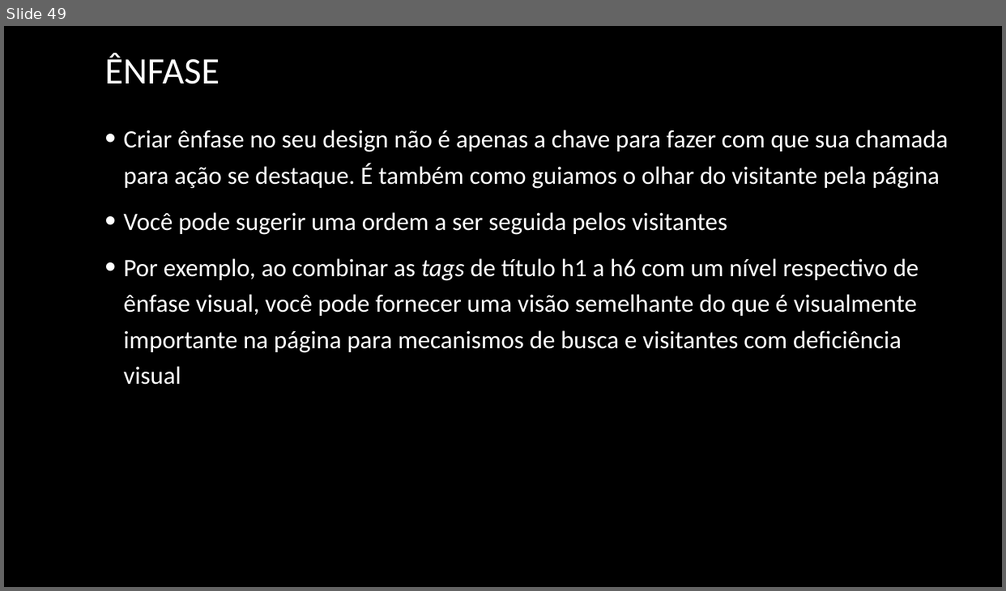
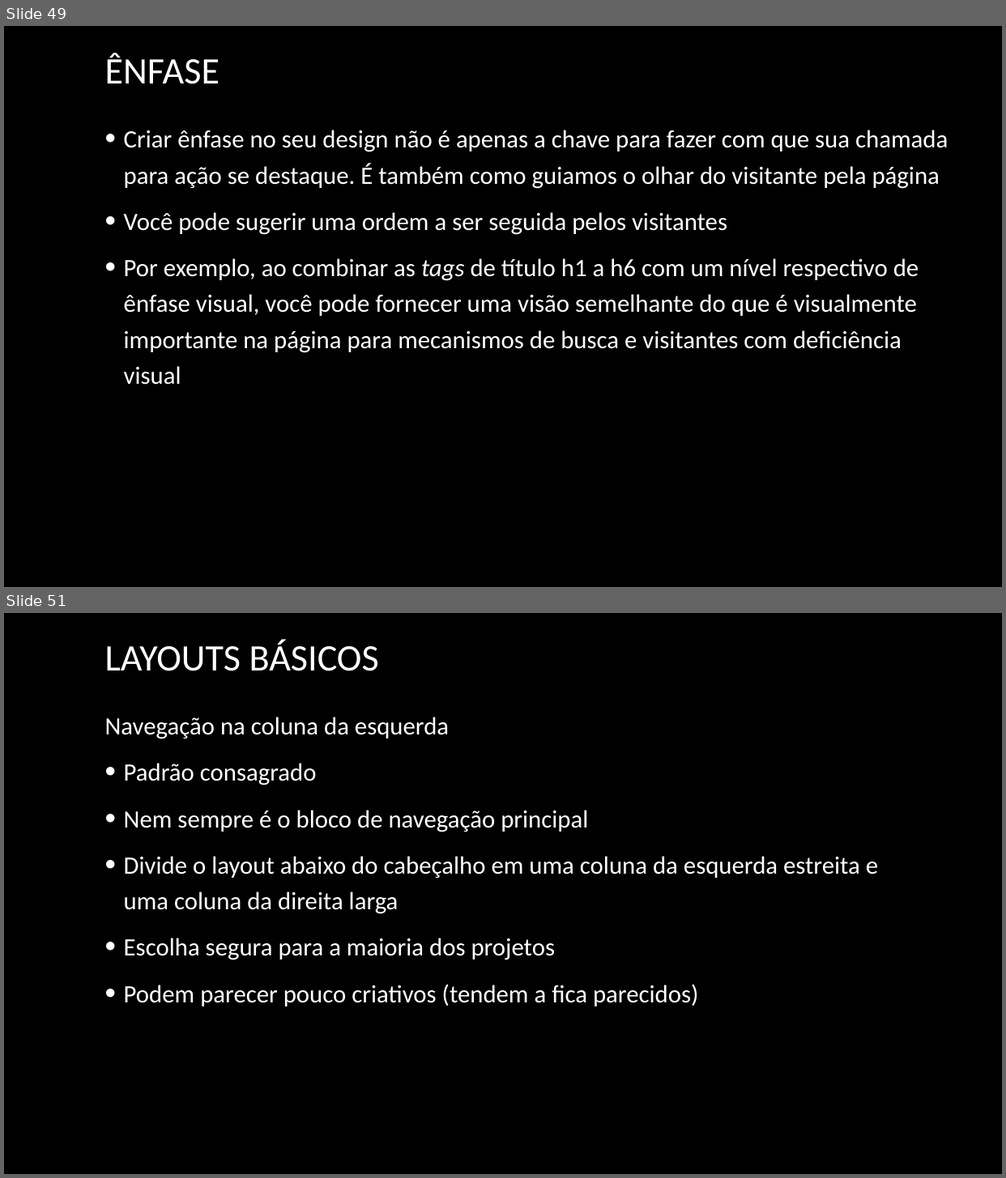
Before and after one commit to joelteixeiradacunha/aulas_php_mysql, a slide deck: Design/Design - Copia.pptx. Shown one above the other, each under a label of ours: slide 49 before the commit, slides 49 and 51 after it; the slides between them are not shown. The pictures are 1006x591 and 1006x1178 pixels, drawn with LibreOffice and Linux fonts; fonts in the diff are those of the drawing; background and template pictures are left out. Boxes give left, top, right and bottom in pixels: in the first picture for what was removed or moved away, otherwise in the second. Text is boxed around its words. In the diff, an @@ line names an element or a change of style, - is before the commit and + after.

```diff
--- a/Design/Design - Copia.pptx
+++ b/Design/Design - Copia.pptx
@@ slide 51 added at <box>4,613,1002,1174</box>, background picture (left out) @@
@@ title added at <box>105,640,379,671</box>, 36 pt, text #FFFFFF @@
+LAYOUTS BÁSICOS
@@ text added at <box>105,717,878,1007</box>, 24 pt, text #FFFFFF @@
+Navegação na coluna da esquerda
+• Padrão consagrado
+• Nem sempre é o bloco de navegação principal
+• Divide o layout abaixo do cabeçalho em uma coluna da esquerda estreita e uma coluna da direita larga
+• Escolha segura para a maioria dos projetos
+• Podem parecer pouco criativos (tendem a fica parecidos)
```
Also in this commit, not shown: 5 other slides added, 1 other file.
